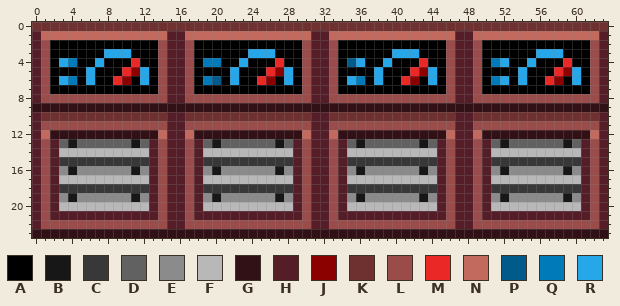
Pixel-art sprite: objects/ship/dreemurrersfuelhatch/dreemurrersfuelhatch.png. Above is the file before it was changed.
The file is 64x24 pixels.
Palette (. is transparent): A #000000  B #171717  C #383838  D #616161  E #8b8b8b  F #b8b8b8  G #311116  H #551d28  J #8a0100  K #6f3130  L #994c49  M #ea2826  N #c36a5f  P #005b8a  Q #007ab9  R #26a7ea
And afterwards:
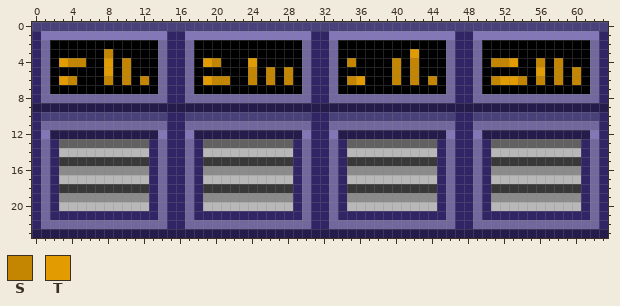
Colours new in this view: S #c48600  T #e29b00
Difference:
Colour G changes from #311116 to #251c4c.
Colour H changes from #551d28 to #312566.
Colour K changes from #6f3130 to #49427a.
Colour L changes from #994c49 to #73689e.
Colour N changes from #c36a5f to #8477b7.
The author changed colour J to colour A in row 5 at x 11, 27, 43 and 59.
The author changed colour M to colour A in row 4 at x 11, 27, 43 and 59; in row 6 at x 9, 25, 41 and 57.
The author changed colour R to colour A in row 3 at x 9 to 10, 24 to 26, 40 to 41 and 56 to 58; in row 4 at x 7, 23, 36, 39 and 55; in row 5 at x 6, 12, 22, 38, 44 and 54; in row 6 at x 6, 22 and 38.
The author changed colour B to colour D in row 13 at x 4, 11, 20, 27, 36, 43, 52 and 59.
The author changed colour B to colour E in row 16 at x 4, 11, 20, 27, 36, 43, 52 and 59; in row 19 at x 4, 11, 20, 27, 36, 43, 52 and 59.
The author changed colour A to colour S in row 4 at x 5, 10, 40, 42, 56 and 58; in row 5 at x 24 and 40; in row 6 at x 8, 21, 24, 40 and 56.
The author changed colour J to colour S in row 6 at x 10, 26, 42 and 58.
The author changed colour M to colour S in row 5 at x 10, 26, 42 and 58.
The author changed colour P to colour S in row 4 at x 35; in row 6 at x 20.
The author changed colour Q to colour S in row 4 at x 4, 20 and 51; in row 6 at x 4 and 51.
The author changed colour R to colour S in row 3 at x 8; in row 4 at x 52; in row 5 at x 28 and 60; in row 6 at x 12, 28, 35, 44, 54 and 60.
The author changed colour A to colour T in row 4 at x 8, 24 and 53; in row 5 at x 8 and 56; in row 6 at x 53.
The author changed colour Q to colour T in row 4 at x 19; in row 6 at x 19 and 36.
The author changed colour R to colour T in row 3 at x 42; in row 4 at x 3; in row 6 at x 3 and 52.
